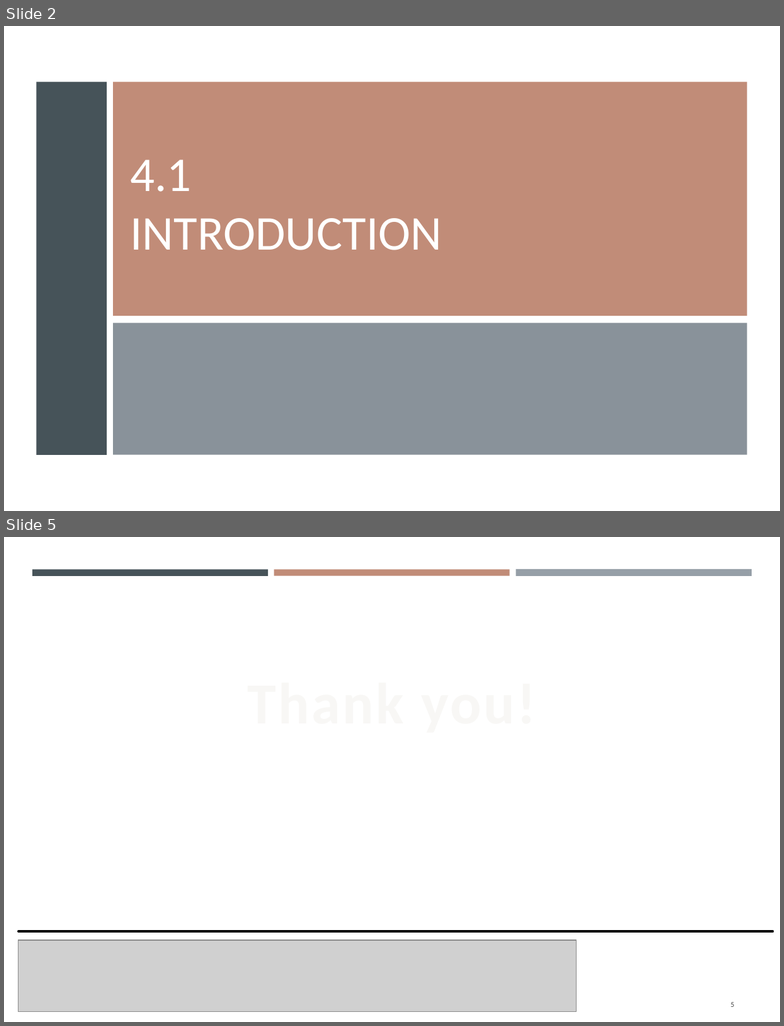
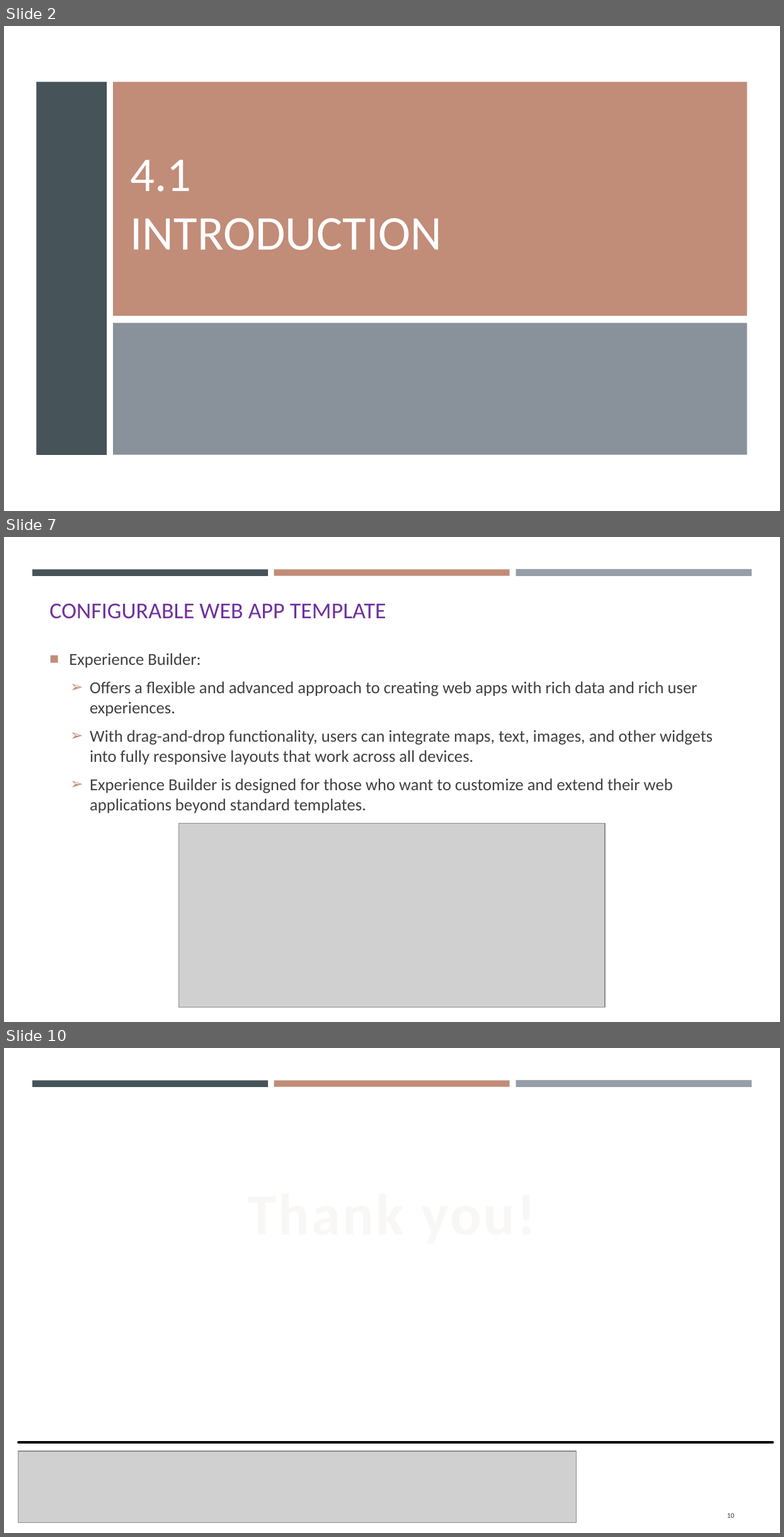
Before and after one commit to gisynw/Field_Techniques, a slide deck: docs/Lectures/Week05/Week05_GEOG3319_ResponseWebMap.pptx. Shown one above the other, each under a label of ours: slides 2 and 5 before the commit, slides 2, 7 and 10 after it; the slides between them are not shown. The pictures are 784x1026 and 784x1537 pixels, drawn with LibreOffice and Linux fonts; fonts in the diff are those of the drawing; grey boxes stand for pictures. Boxes give left, top, right and bottom in pixels: in the first picture for what was removed or moved away, otherwise in the second. Text is boxed around its words. In the diff, an @@ line names an element or a change of style, - is before the commit and + after.

Commit message:
update responsive map

```diff
--- a/docs/Lectures/Week05/Week05_GEOG3319_ResponseWebMap.pptx
+++ b/docs/Lectures/Week05/Week05_GEOG3319_ResponseWebMap.pptx
@@ slide 7 added at [4, 537, 780, 1022], background #FFFFFF; not listed: 3 template elements that a slide beside it also shows @@
@@ title added at [49, 603, 386, 619], 18.9 pt, text #7030A0 @@
+CONFIGURABLE WEB APP TEMPLATE
@@ text added at [69, 653, 713, 814], 14 pt, text #404040 @@
+■ Experience Builder:
+  ➢ Offers a flexible and advanced approach to creating web apps with rich data and rich user experiences.
+  ➢ With drag-and-drop functionality, users can integrate maps, text, images, and other widgets into fully responsive layouts that work across all devices.
+  ➢ Experience Builder is designed for those who want to customize and extend their web applications beyond standard templates.
@@ picture added at [179, 823, 605, 1007] @@
@@ what was slide 5 is now slide 10 @@
@@ page number at [727, 1513, 735, 1518]: text changed @@
-5
+10
```
Also in this commit, not shown: 2 slides changed, 4 other slides added.
